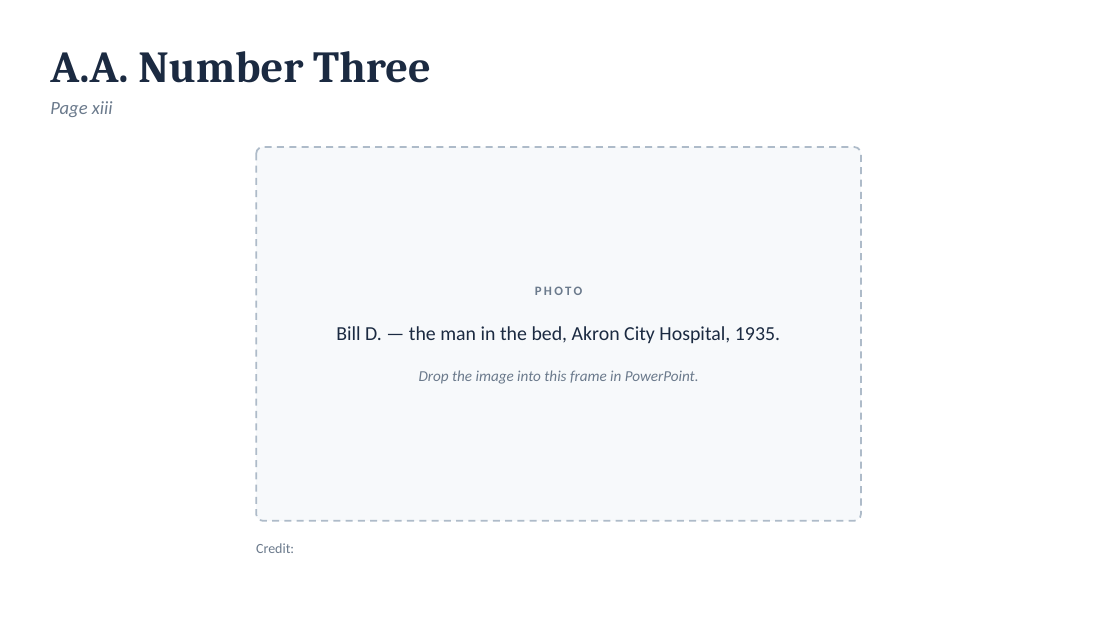
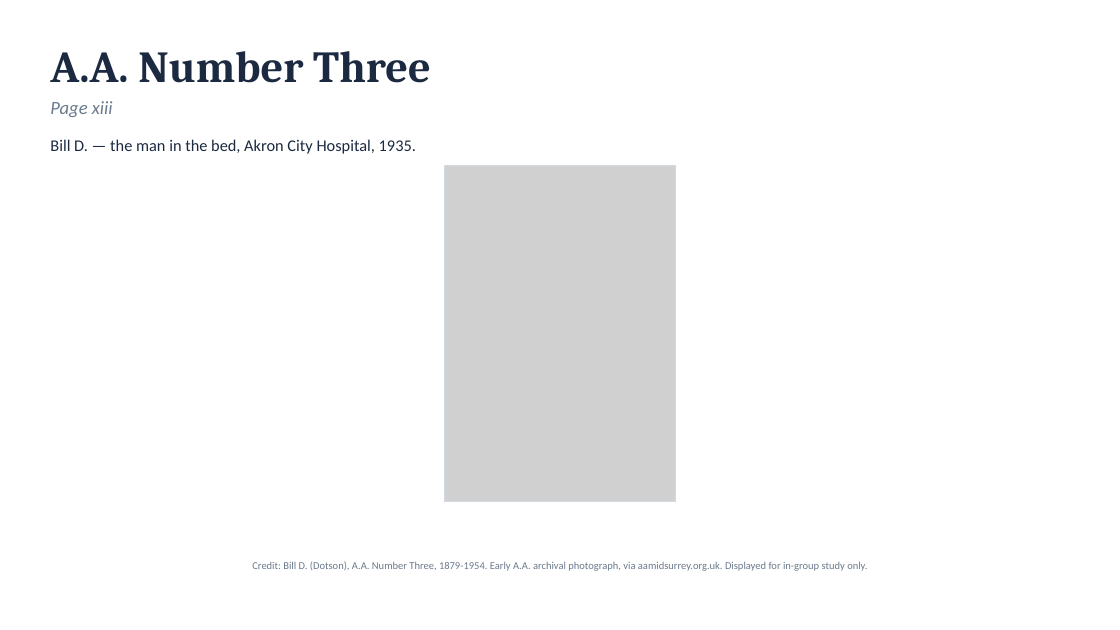
Before and after one commit to Faitality1982/LawStuff, a slide deck: slide 11 of aa-scan-deck/big-book-1-front-matter.pptx. Drawn at 1120x630 pixels with LibreOffice and Linux fonts; fonts in the diff are those of the drawing; grey boxes stand for pictures. Boxes give left, top, right and bottom in pixels: in the first picture for what was removed or moved away, otherwise in the second. Text is boxed around its words. In the diff, an @@ line names an element or a change of style, - is before the commit and + after.

```diff
--- a/aa-scan-deck/big-book-1-front-matter.pptx
+++ b/aa-scan-deck/big-book-1-front-matter.pptx
@@ text "Bill D. — the man ...": place and size @@
-text "Bill D. — the man ..." at (336,286,780,384)
+text "Bill D. — the man ..." at (50,139,416,154)
@@ text "Bill D. — the man ..." at (50,139,416,154): size 17 to 14 pt; alignment centre to left @@
@@ rounded rectangle removed at (256,147,861,521) @@
@@ picture added at (444,166,676,502) @@
@@ rectangle added at (444,166,676,502), outline #D3DAE2 0.75 pt @@
@@ text at (535,286,582,295): paragraph removed @@
-PHOTO
@@ text at (419,370,699,384): paragraph removed @@
-Drop the image into this frame in PowerPoint.
@@ text added at (252,561,867,571), 9 pt, text #6B7A8C @@
+Credit: Bill D. (Dotson), A.A. Number Three, 1879-1954. Early A.A. archival photograph, via aamidsurrey.org.uk. Displayed for in-group study only.
@@ text removed at (256,543,294,553) @@
-Credit:
```
Also in this commit, not shown: 3 other slides changed, 6 slides added, 6 slides removed, 23 other files.
